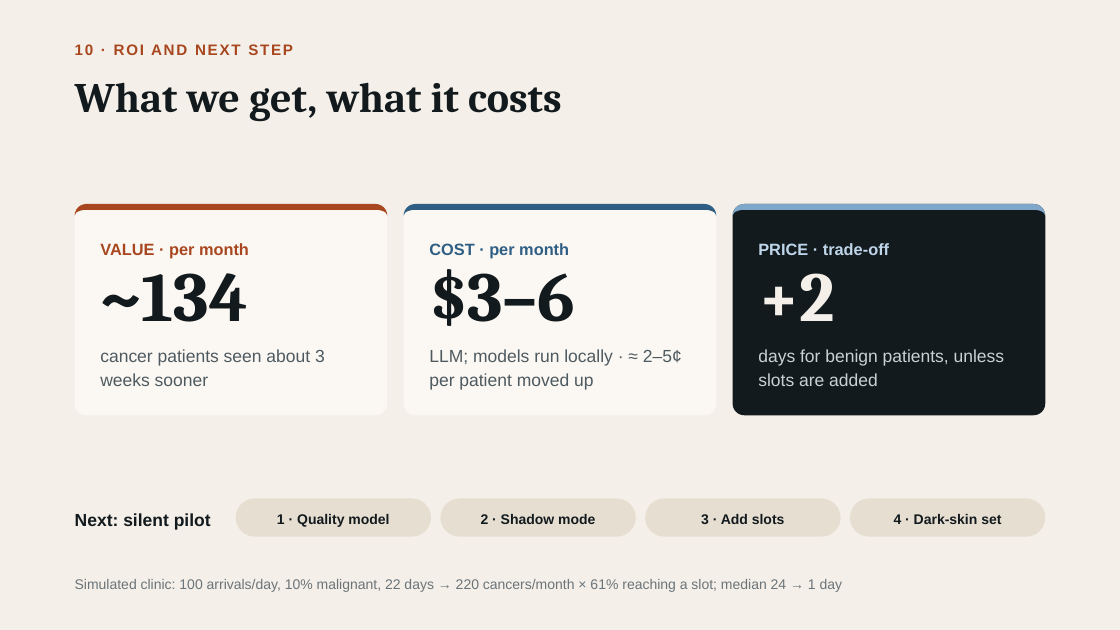
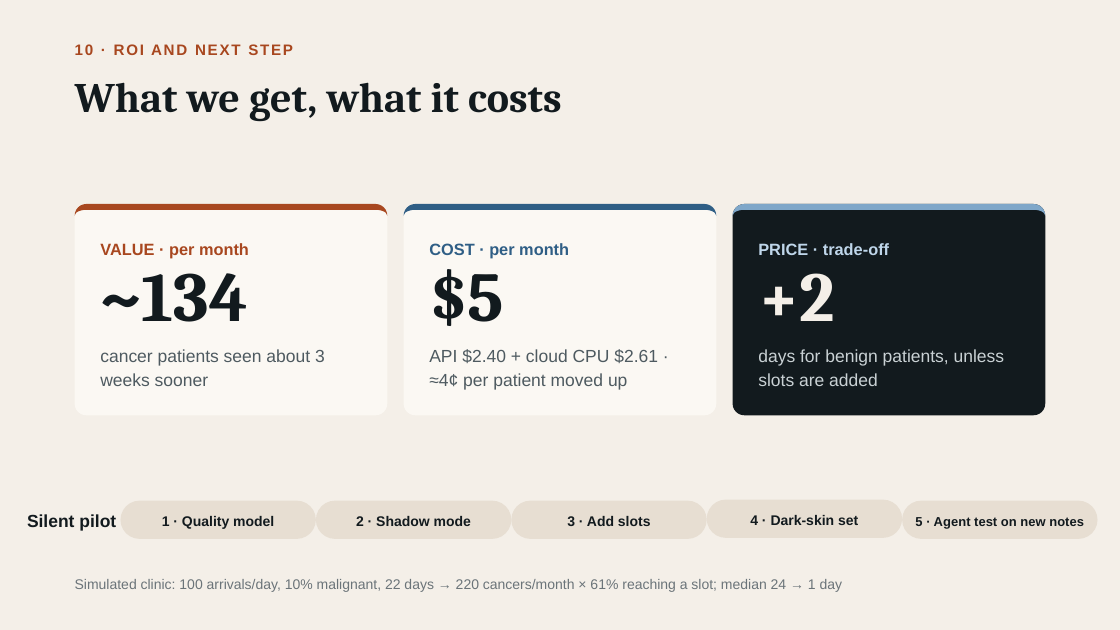
Before and after one commit to IfatDav/skin-lesion-assistant, a slide deck: slide 10 of Presentation/Skin Lesion Triage.pptx. Drawn at 1120x630 pixels with LibreOffice and Linux fonts; fonts in the diff are those of the drawing. Boxes give left, top, right and bottom in pixels: in the first picture for what was removed or moved away, otherwise in the second. Text is boxed around its words. In the diff, an @@ line names an element or a change of style, - is before the commit and + after.

```diff
--- a/Presentation/Skin Lesion Triage.pptx
+++ b/Presentation/Skin Lesion Triage.pptx
@@ text at (429,257,503,326): text changed @@
-$3–6
+$5
@@ text at (429,349,658,390): text changed @@
-LLM; models run locally · ≈ 2–5¢ per patient moved up
+API $2.40 + cloud CPU $2.61 · ≈4¢ per patient moved up
@@ rounded rectangle "1 · Quality model": place and size @@
-rounded rectangle "1 · Quality model" at (236,498,432,537)
+rounded rectangle "1 · Quality model" at (120,501,316,539)
@@ rounded rectangle "2 · Shadow mode": place and size @@
-rounded rectangle "2 · Shadow mode" at (440,498,636,537)
+rounded rectangle "2 · Shadow mode" at (316,501,512,539)
@@ rounded rectangle "3 · Add slots": place and size @@
-rounded rectangle "3 · Add slots" at (645,498,841,537)
+rounded rectangle "3 · Add slots" at (512,501,707,539)
@@ rounded rectangle "4 · Dark-skin set": place and size @@
-rounded rectangle "4 · Dark-skin set" at (850,498,1046,537)
+rounded rectangle "4 · Dark-skin set" at (707,500,902,539)
@@ rounded rectangle added at (902,501,1098,539), fill #E7DED2, 11.1 pt, text #121A1E, bold @@
+5 · Agent test on new notes
@@ text at (27,514,116,531): text changed @@
-Next: silent pilot
+Silent pilot
```
Also in this commit, not shown: 4 other slides changed.
